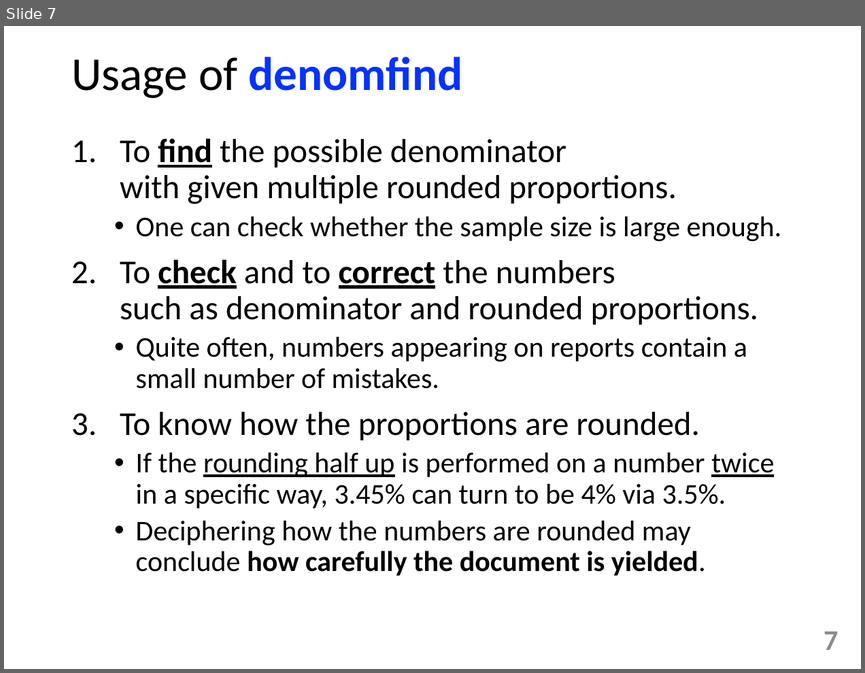
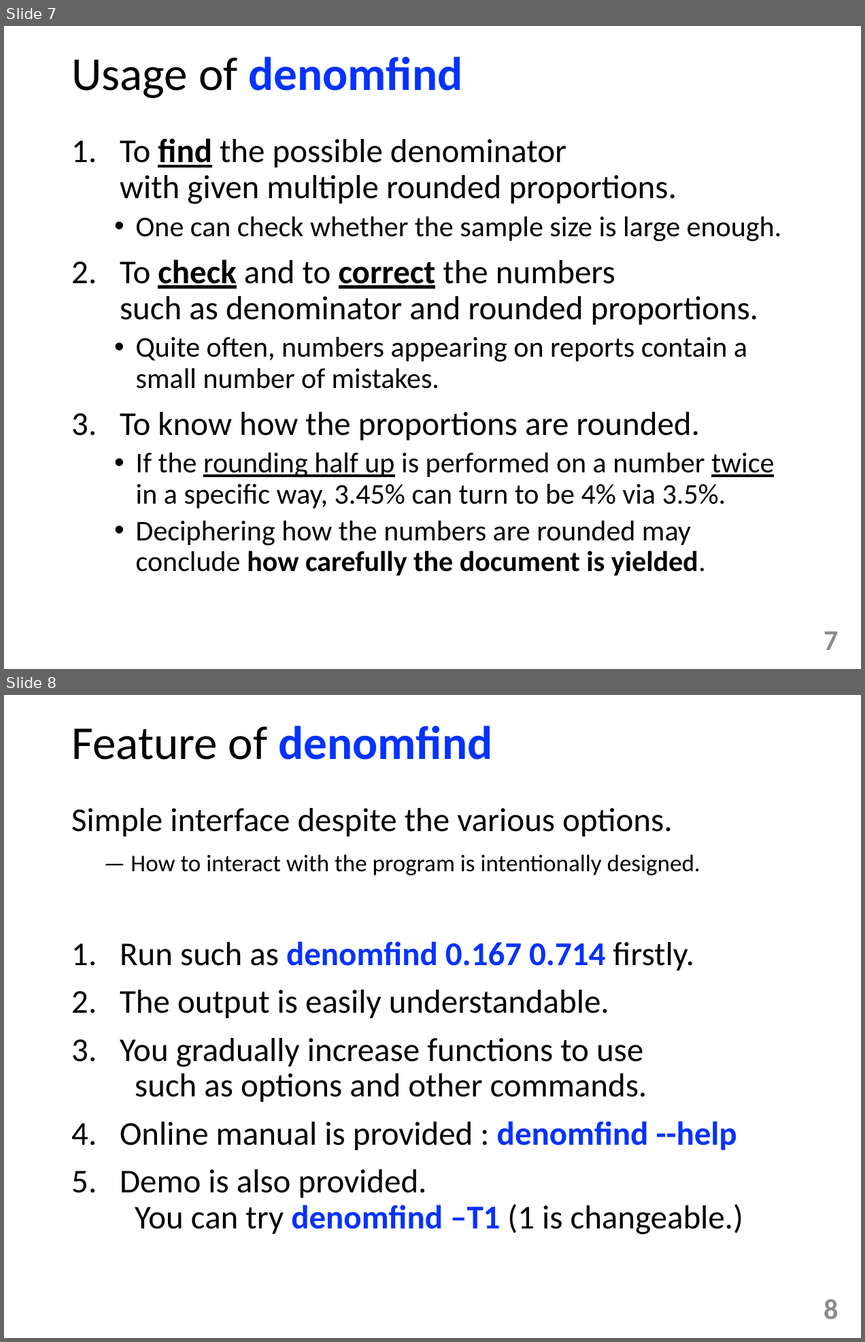
Before and after one commit to tulamili/App-denomfind, a slide deck: docs2/manipulation221022sat.pptx. Shown one above the other, each under a label of ours: slide 7 before the commit, slides 7 and 8 after it. The pictures are 865x673 and 865x1342 pixels, drawn with LibreOffice and Linux fonts; fonts in the diff are those of the drawing. Boxes give left, top, right and bottom in pixels: in the first picture for what was removed or moved away, otherwise in the second. Text is boxed around its words. In the diff, an @@ line names an element or a change of style, - is before the commit and + after.

```diff
--- a/docs2/manipulation221022sat.pptx
+++ b/docs2/manipulation221022sat.pptx
@@ slide 8 added at bbox=[4, 695, 861, 1338], background #FFFFFF @@
@@ title added at bbox=[71, 726, 492, 760], 39.6 pt, text #000000 @@
+Feature of denomfind
@@ text added at bbox=[71, 808, 743, 1234], 28 pt, text #000000 @@
+Simple interface despite the various options.
+— How to interact with the program is intentionally designed.
+1. Run such as denomfind 0.167 0.714 firstly.
+2. The output is easily understandable.
+3. You gradually increase functions to use
+   such as options and other commands.
+4. Online manual is provided : denomfind --help
+5. Demo is also provided.
+   You can try denomfind –T1 (1 is changeable.)
@@ page number added at bbox=[823, 1299, 838, 1319], 24 pt, text #8C8C8C, bold @@
+8
```
Also in this commit, not shown: 2 slides changed, 5 other slides added.
